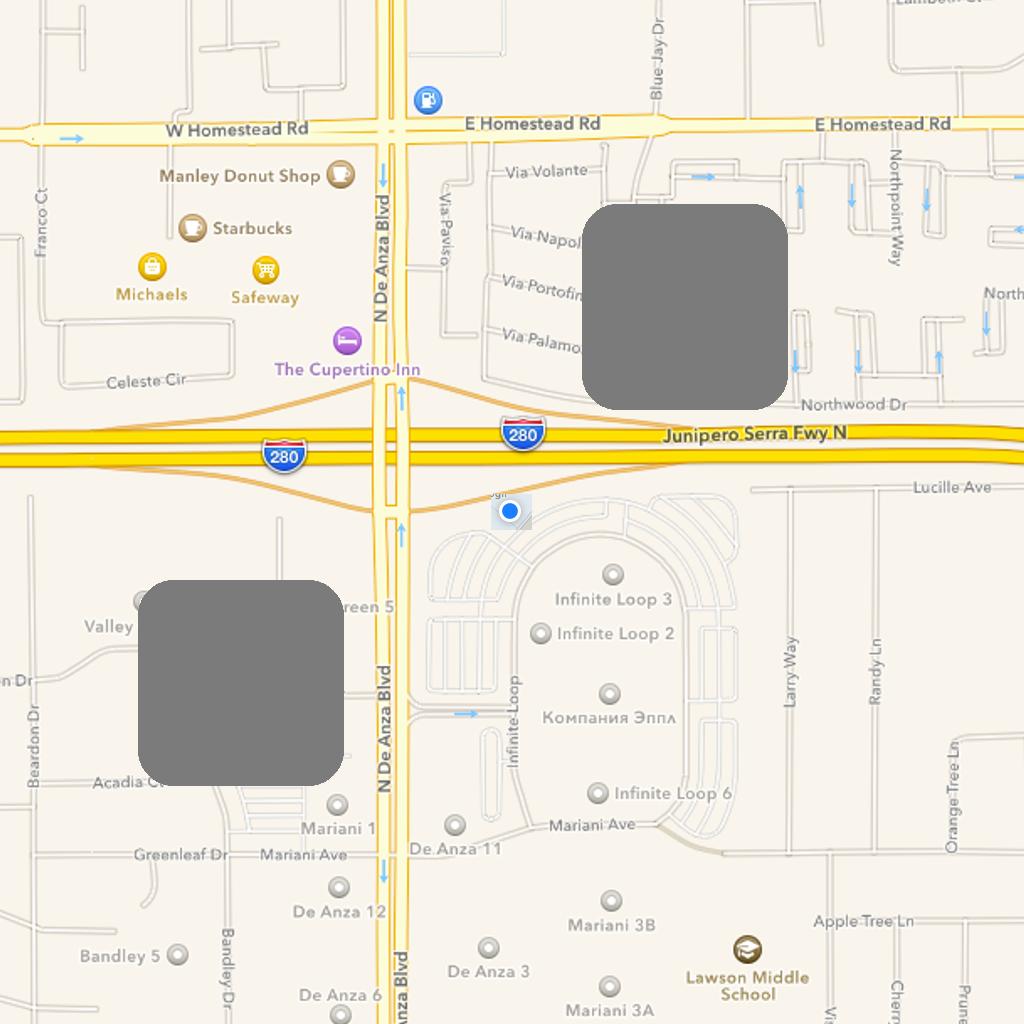
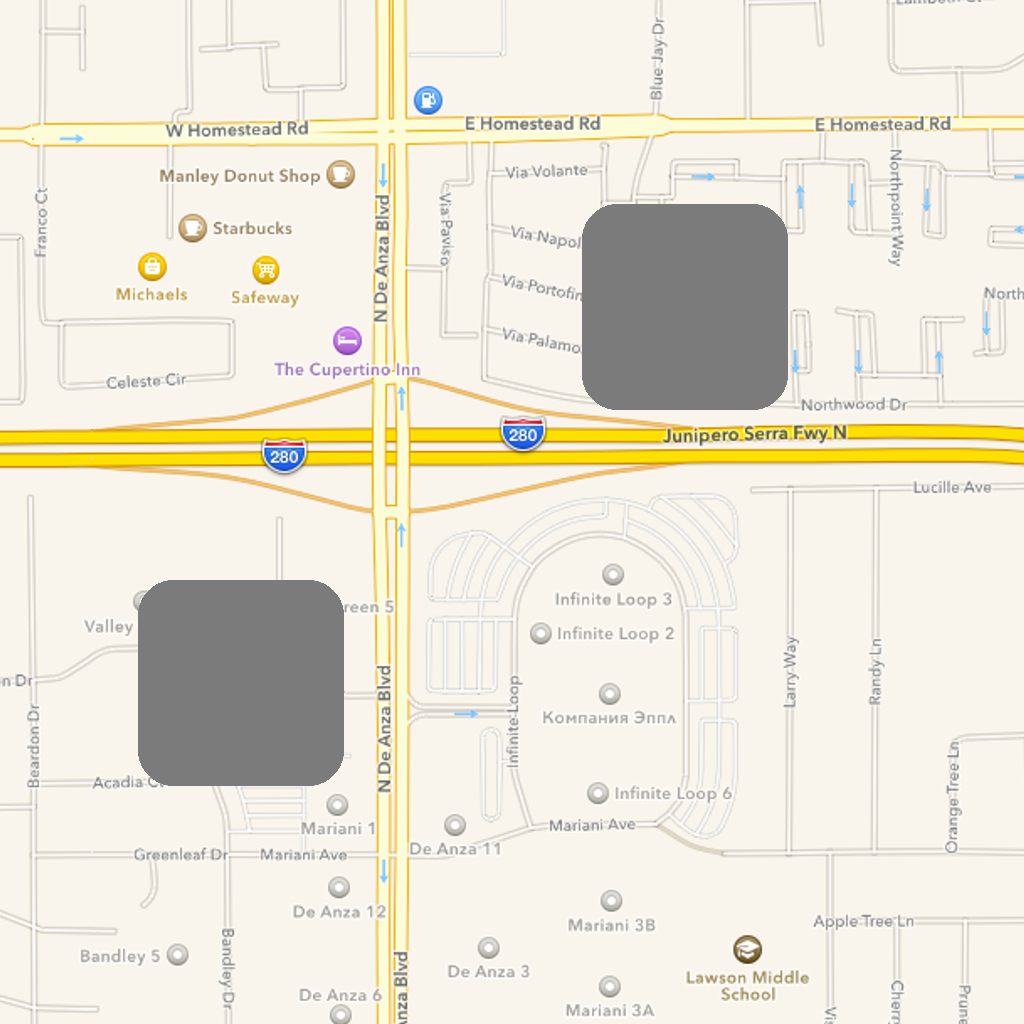
Before/after of a w=1024, h=1024 layered artwork. What changed in the layer stack:
hid "Снимок экрана 2014-12-04 в 12.22.21.png" over (491, 494, 532, 530)
hid "Layer #2" over (491, 494, 532, 530)
